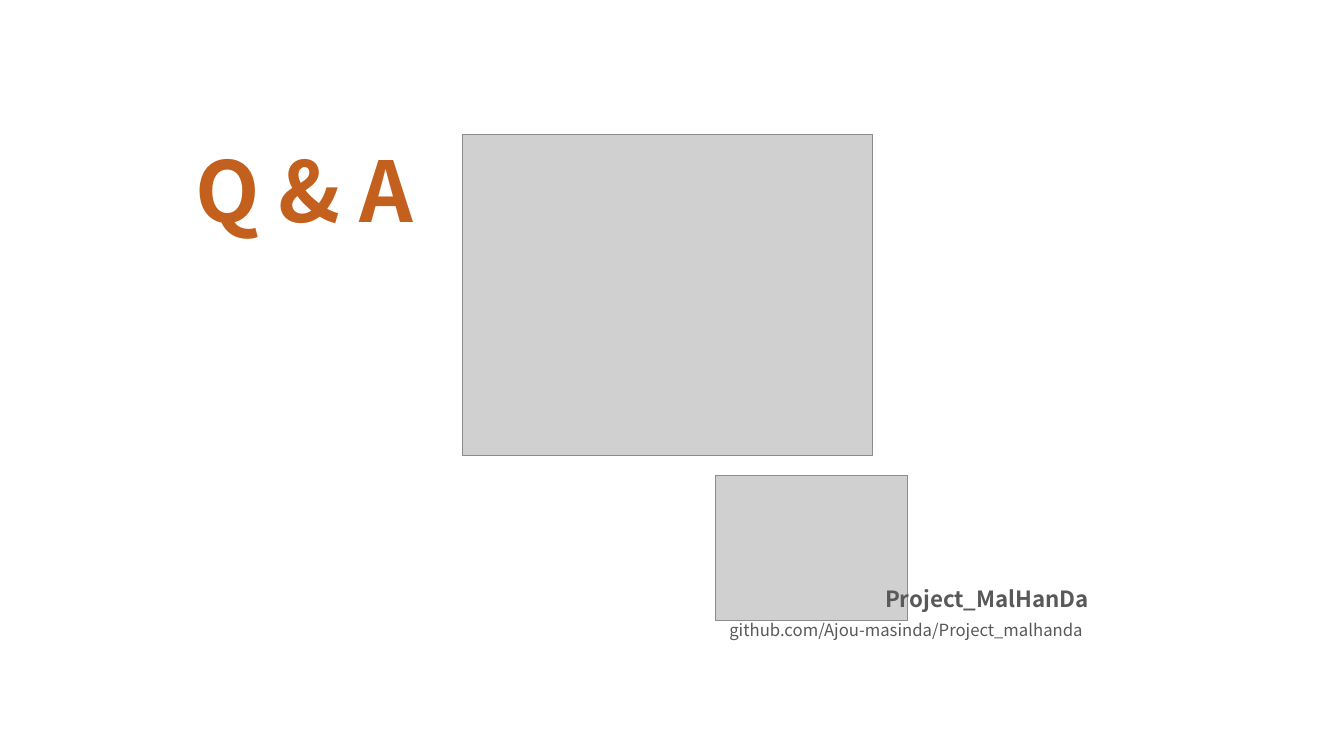
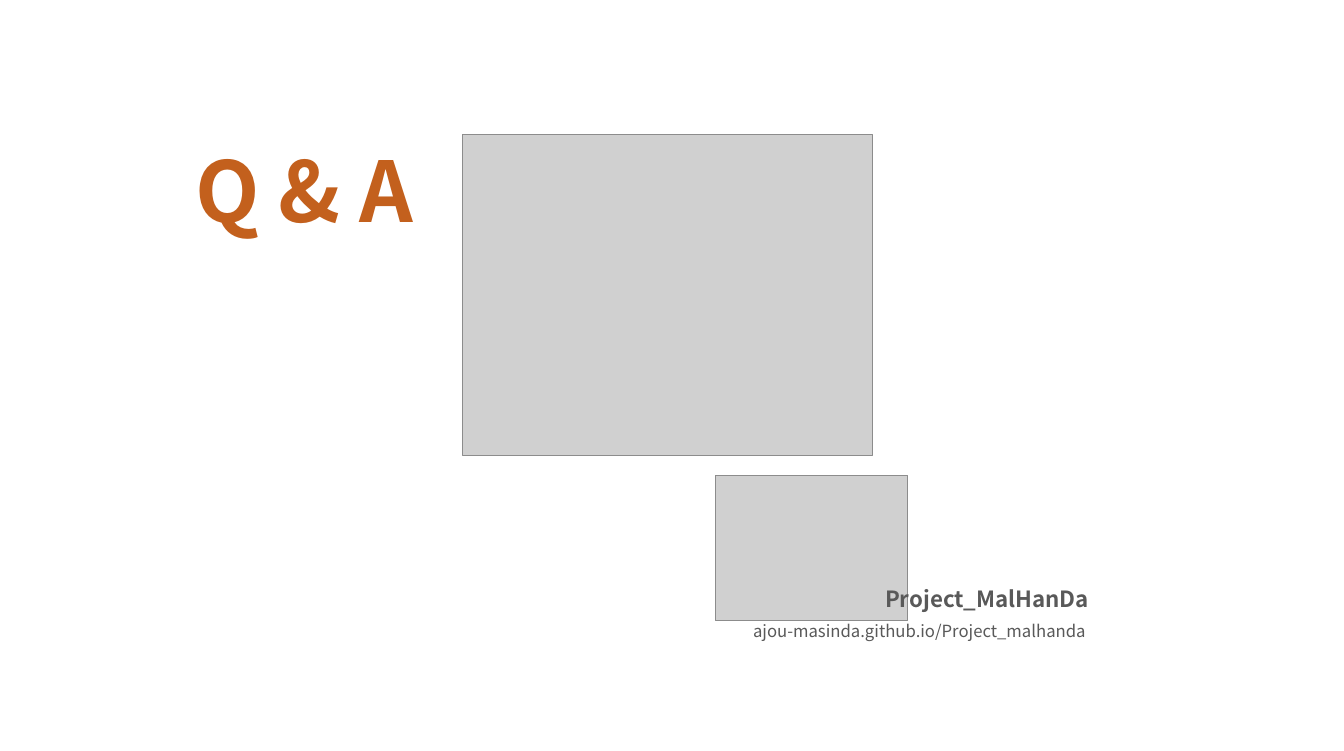
Before and after one commit to Ajou-masinda/Project_malhanda, a slide deck: slide 10 of Presentation/Concept_presentation.pptx. Drawn at 1344x751 pixels with LibreOffice and Linux fonts; fonts in the diff are those of the drawing; grey boxes stand for pictures. Boxes give left, top, right and bottom in pixels: in the first picture for what was removed or moved away, otherwise in the second. Text is boxed around its words. In the diff, an @@ line names an element or a change of style, - is before the commit and + after.

Commit message:
Modify github address

```diff
--- a/Presentation/Concept_presentation.pptx
+++ b/Presentation/Concept_presentation.pptx
@@ text at [753, 620, 1086, 641]: text changed @@
-github.com/Ajou-masinda/Project_malhanda
+ajou-masinda.github.io/Project_malhanda
```
Also in this commit, not shown: 1 other file.
